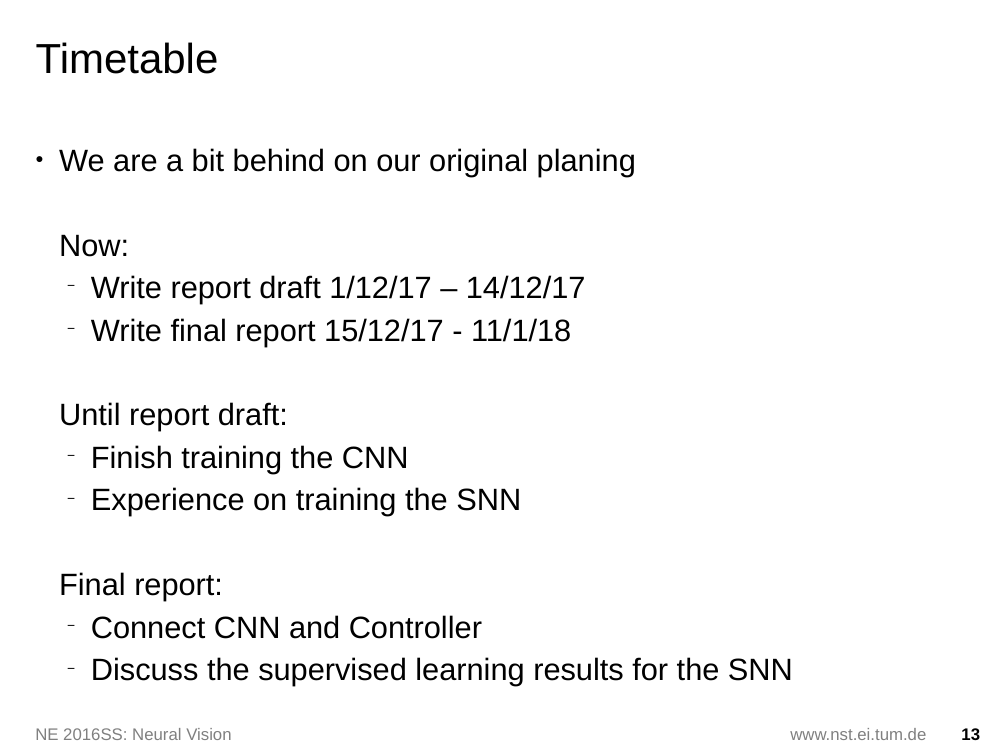
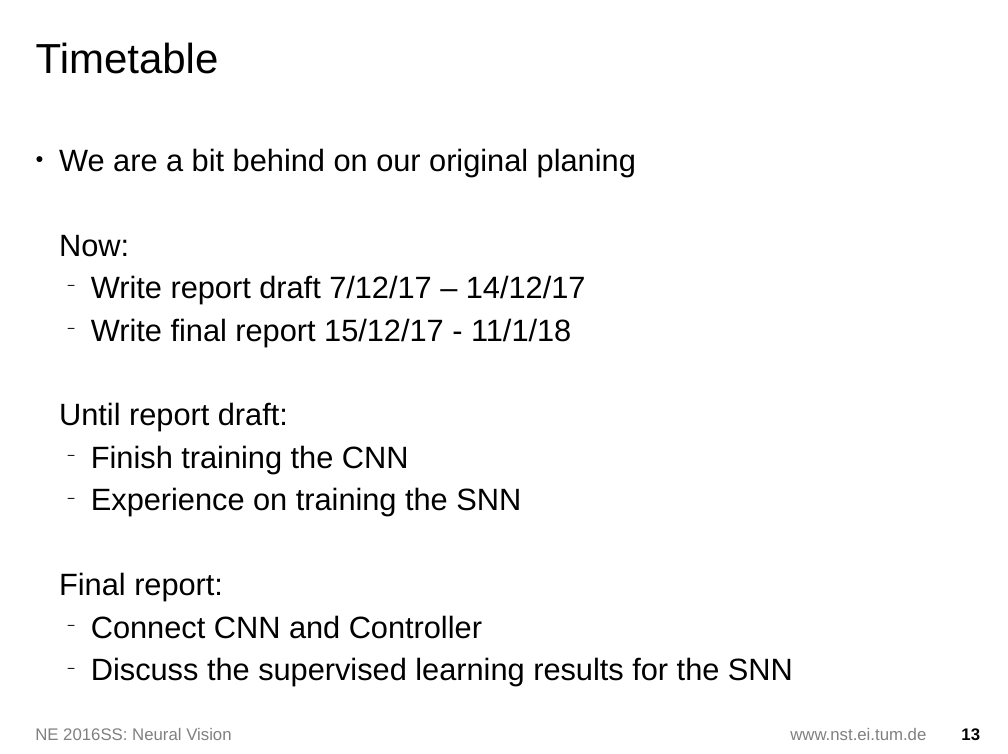
Before and after one commit to nimarb/torcs-autonomous-driving, a slide deck: slide 13 of 2nd_presi.odp. Drawn at 1008x754 pixels with LibreOffice and Linux fonts; fonts in the diff are those of the drawing; background and template pictures are left out. Boxes give left, top, right and bottom in pixels: in the first picture for what was removed or moved away, otherwise in the second. Text is boxed around its words. In the diff, an @@ line names an element or a change of style, - is before the commit and + after.

```diff
--- a/2nd_presi.odp
+++ b/2nd_presi.odp
@@ text at box(91, 275, 586, 304): text changed @@
-  − Write report draft 1/12/17 – 14/12/17
+  − Write report draft 7/12/17 – 14/12/17
```
Also in this commit, not shown: 1 other slide changed, 2 slides removed, 1 other file.
